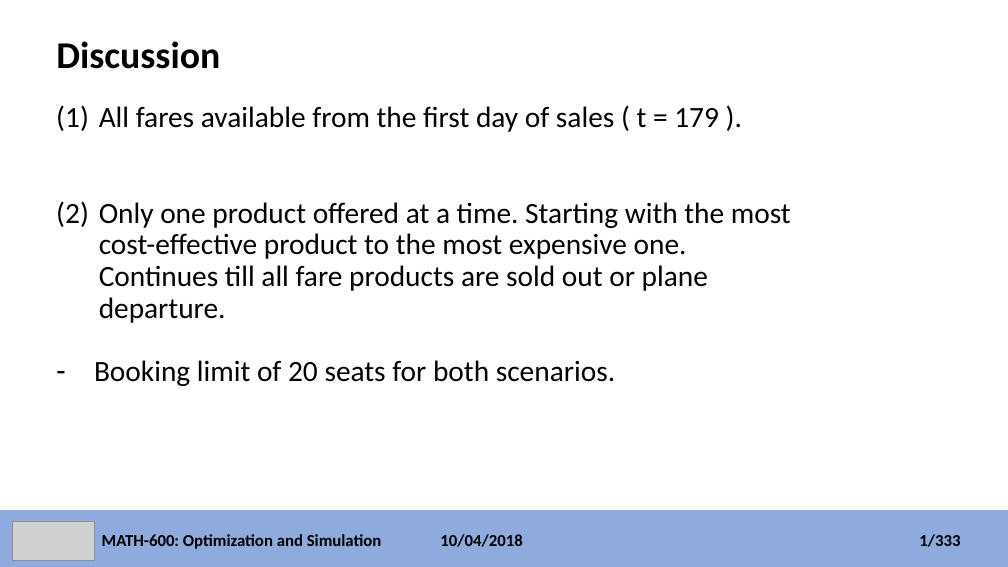
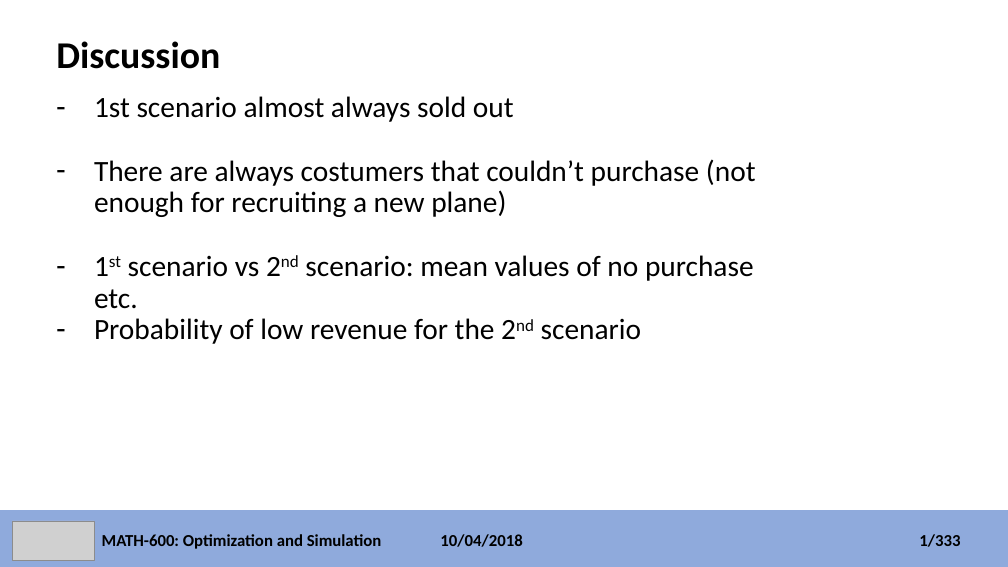
Before and after one commit to faymanns/simulation_and_optimization, a slide deck: slide 18 of simulation_project.pptx (slide 12 before the commit). Drawn at 1008x567 pixels with LibreOffice and Linux fonts; fonts in the diff are those of the drawing; grey boxes stand for pictures. Boxes give left, top, right and bottom in pixels: in the first picture for what was removed or moved away, otherwise in the second. Text is boxed around its words. In the diff, an @@ line names an element or a change of style, - is before the commit and + after.

```diff
--- a/simulation_project.pptx
+++ b/simulation_project.pptx
@@ text "1st scenario almost always sold ..." at (x1=94, y1=96, x2=756, y2=344): vertical alignment bottom to top @@
@@ text at (x1=94, y1=96, x2=756, y2=344): text changed @@
-(1) All fares available from the first day of sales ( t = 179 ).
-(2) Only one product offered at a time. Starting with the most cost-effective product to the most expensive one. Continues till all fare products are sold out or plane departure.
-– Booking limit of 20 seats for both scenarios.
+– 1st scenario almost always sold out
+– There are always costumers that couldn’t purchase (not enough for recruiting a new plane)
+– 1st scenario vs 2nd scenario: mean values of no purchase etc.
+– Probability of low revenue for the 2nd scenario
```
Also in this commit, not shown: 7 other slides changed, 7 slides added.
